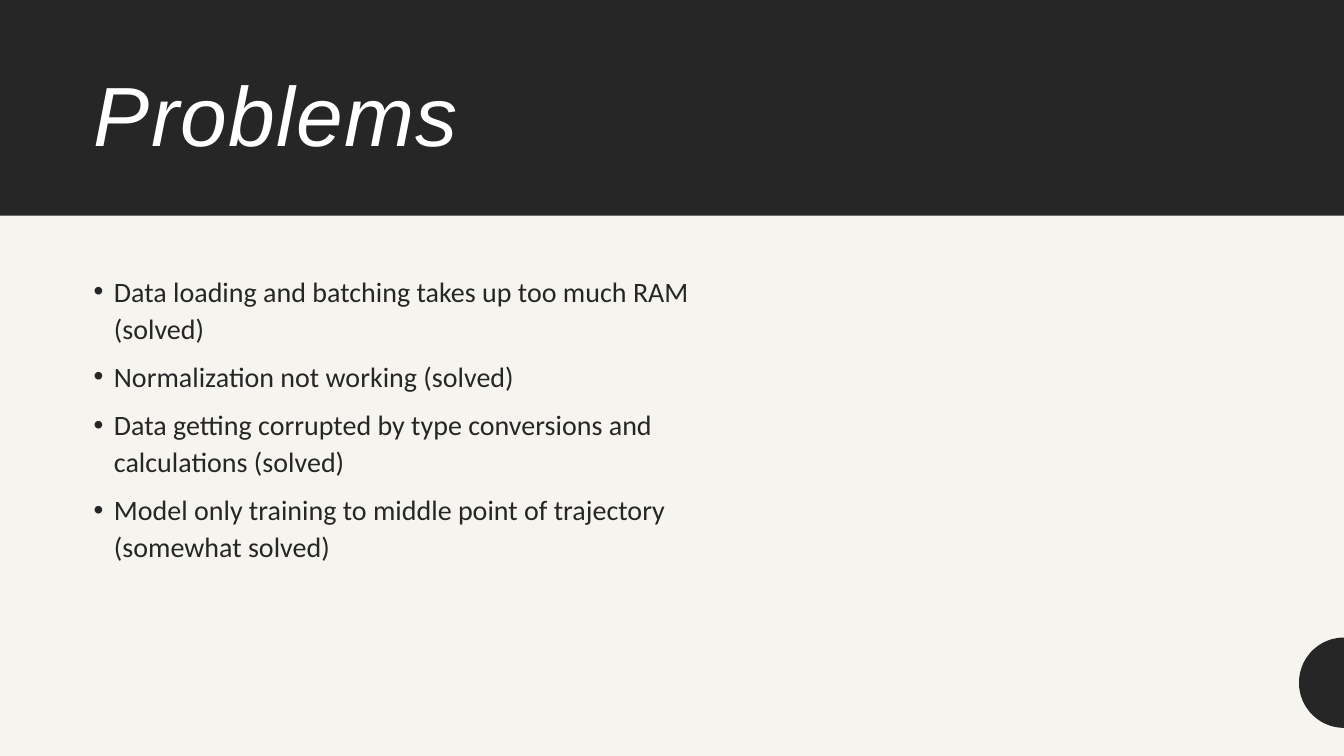
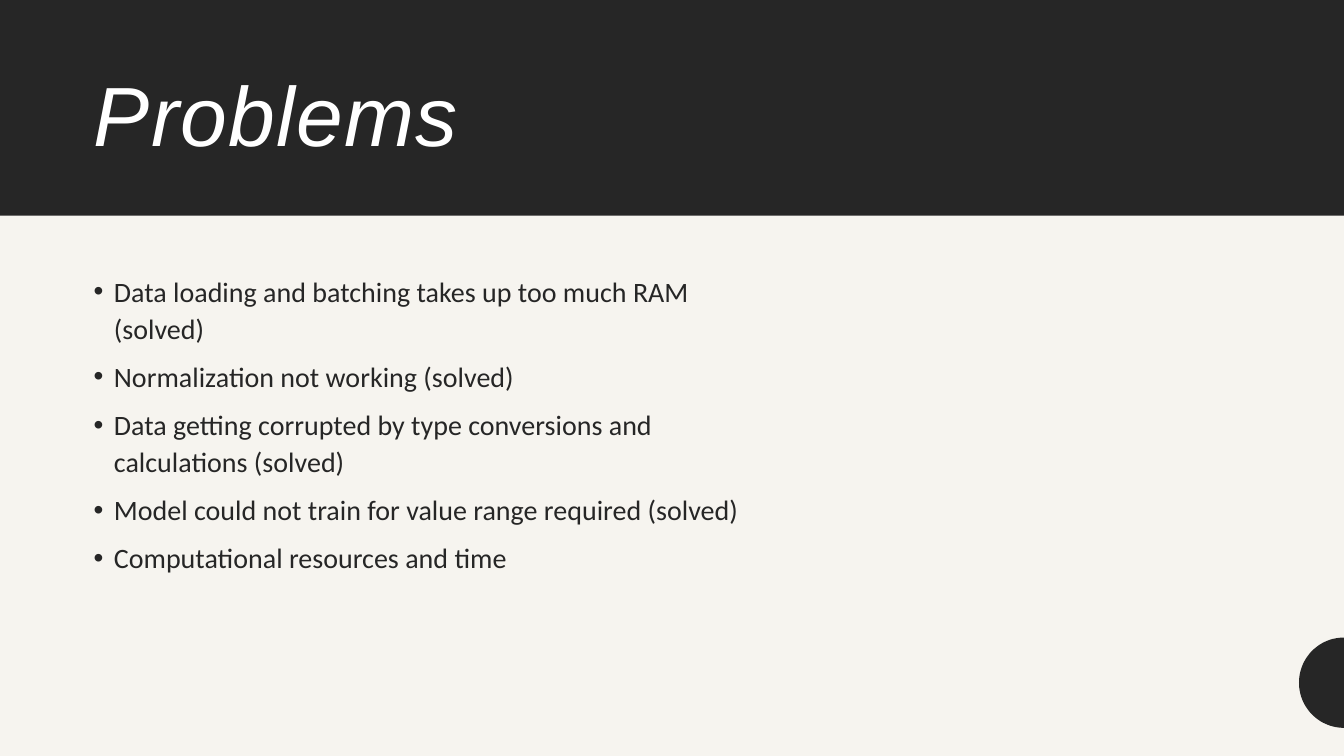
Before and after one commit to Torbynator/GoogleDecimeterChallenge, a slide deck: slide 12 of Prüfung/Google Decimeter Challenge.pptx (slide 10 before the commit). Drawn at 1344x756 pixels with LibreOffice and Linux fonts; fonts in the diff are those of the drawing. Boxes give left, top, right and bottom in pixels: in the first picture for what was removed or moved away, otherwise in the second. Text is boxed around its words. In the diff, an @@ line names an element or a change of style, - is before the commit and + after.

```diff
--- a/Prüfung/Google Decimeter Challenge.pptx
+++ b/Prüfung/Google Decimeter Challenge.pptx
@@ text at (x1=114, y1=499, x2=738, y2=573): text changed @@
-• Model only training to middle point of trajectory (somewhat solved)
+• Model could not train for value range required (solved)
+• Computational resources and time
```
Also in this commit, not shown: 7 other slides changed, 2 slides added, 16 other files.
